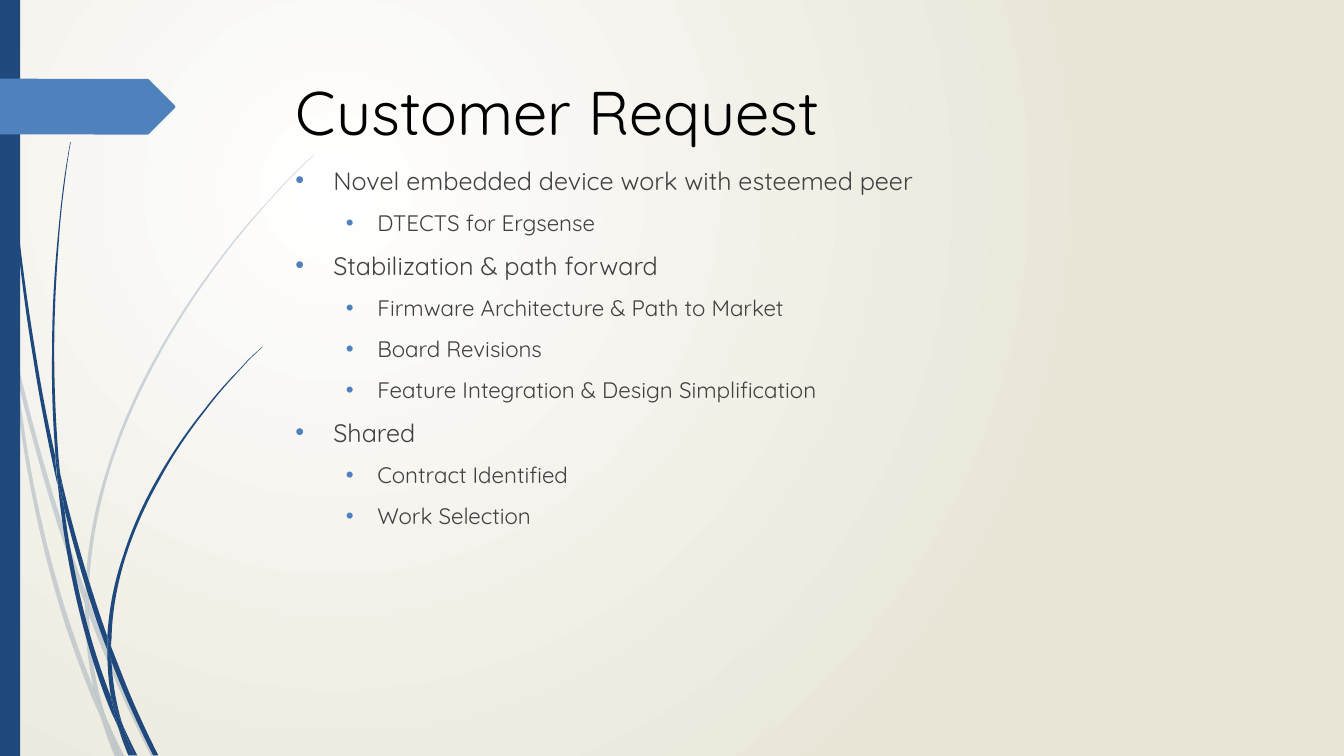
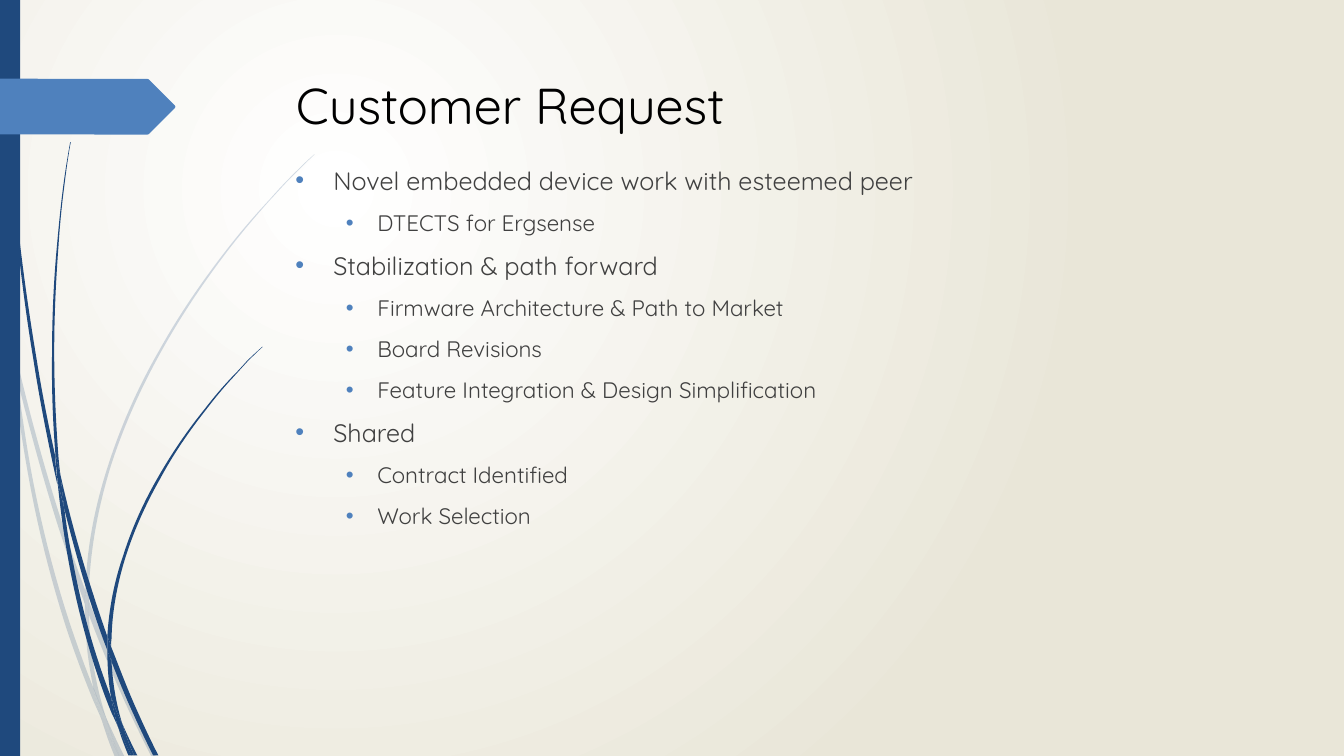
Before and after one commit to Jmr-Work/Pivotal_Presentation, a slide deck: slide 2 of Suppl/Pivotal Presentation - DTECTS.pptx. Drawn at 1344x756 pixels with LibreOffice and Linux fonts; fonts in the diff are those of the drawing. Boxes give left, top, right and bottom in pixels: in the first picture for what was removed or moved away, otherwise in the second. Text is boxed around its words. In the diff, an @@ line names an element or a change of style, - is before the commit and + after.

```diff
--- a/Suppl/Pivotal Presentation - DTECTS.pptx
+++ b/Suppl/Pivotal Presentation - DTECTS.pptx
@@ title "Customer Request" at <box>296,88,724,134</box>: size 44 to 36 pt @@
```
Also in this commit, not shown: 1 other slide changed, 6 slides added, 31 other files.
